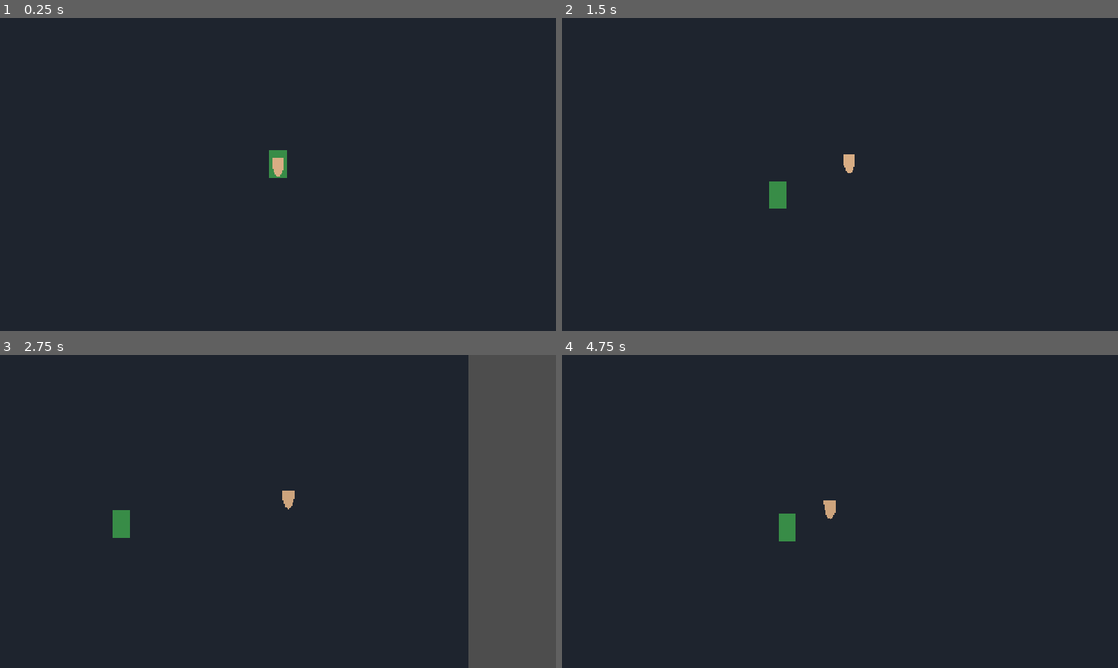
Above: before the commit, frames 1-4 (two rows, left to right).
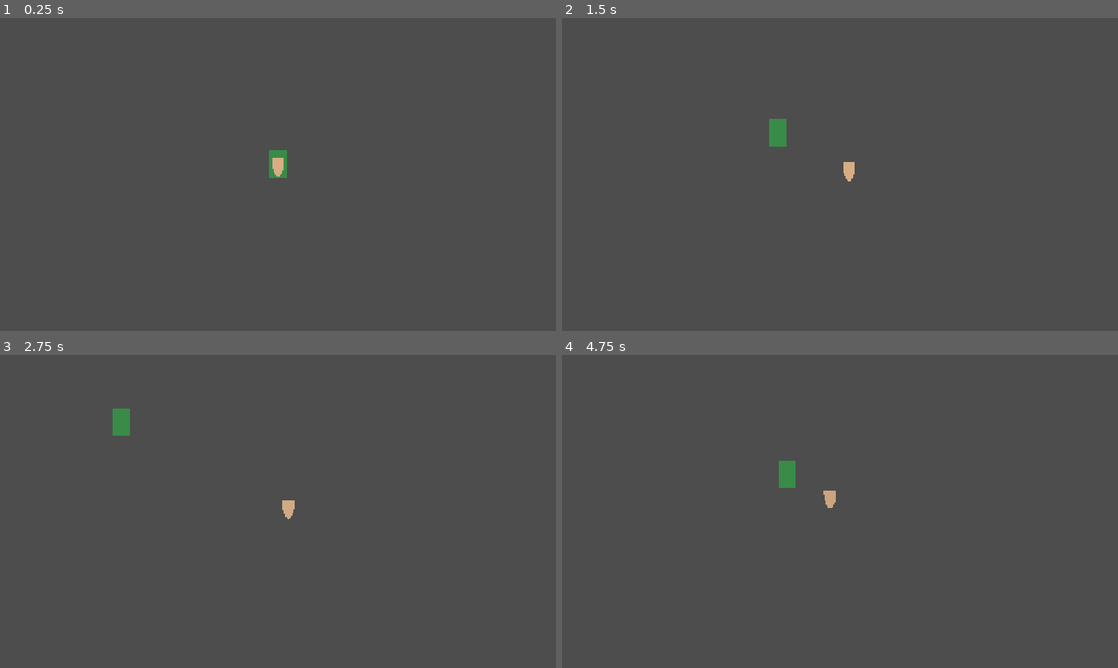
Above: after the commit, the same moments.

Repository: andreattar/valour-online
Game: Godot game, scene res://scenes/isometric_playground.tscn
Two runs of this game, one before a commit and one after it. Both use one fixed random seed, a clock stepped at 60 frames per second and the inputs below.
Inputs (mouse positions are in pixels of both pictures, inside the frame that each line leads up to):
- Up to frame 1 (0.25 s): no input
- Up to frame 2 (1.5 s): tap Enter at 0.5 s; move the mouse to (962, 158) at 0.52 s; hold D (move_right) 0.53-1.28 s; hold Space (melee_attack, bound only before the commit) 0.53-1.28 s; click (962, 158) at 0.67 s; move the mouse to (728, 190) at 1.27 s; hold S (move_back) from 1.28 s (still down); tap Space (melee_attack, bound only before the commit) at 1.35 s
- Up to frame 3 (2.75 s): move the mouse to (333, 442) at 2.02 s; release S (move_back) at 2.03 s; hold D (move_right) from 2.03 s (still down); hold Space (melee_attack, bound only before the commit) from 2.03 s (still down); tap Enter at 2.1 s
- Up to frame 4 (4.75 s): move the mouse to (812, 574) at 2.77 s; release D (move_right) at 2.78 s; release Space (melee_attack, bound only before the commit) at 2.78 s; hold W (move_forward) 2.78-3.53 s; tap Keypad Enter at 2.85 s; click (812, 574) at 2.92 s; tap Space (melee_attack, bound only before the commit) at 3.05, 4.35 s; move the mouse to (1006, 558) at 3.52 s; hold Space (melee_attack, bound only before the commit) 3.53-4.28 s; hold A (move_left) from 3.53 s (still down); move the mouse to (673, 464) at 4.27 s

The runs differ from the first frame. In frame 1, 100% of the frame differs, in the area x 0-100%, y 0-100%; in frame 2, 100%; in frame 3, 84%; in frame 4, 100%.
Error after the commit: Parse Error: Function "get_layer_count()" not found in base self. (res://scripts/world/isometric_world.gd:14)

Commit message:
Screen-relative WASD (plus intent on isometric grid); wire Terrain, spawn, exhaust HUD
Made-with: Cursor

Diff:
--- a/project.godot
+++ b/project.godot
@@ -21,8 +21,13 @@
 
 [autoload]
 
-NetworkAuthority="*res://autoloads/network_authority.gd"
 MCPGameBridge="res://addons/godot_mcp/game_bridge/mcp_game_bridge.gd"
+
+[display]
+
+window/size/viewport_width=1280
+window/size/viewport_height=720
+window/stretch/mode="canvas_items"
 
 [editor_plugins]
 
@@ -34,12 +39,6 @@
 custom_bind_ip=""
 port_override_enabled=false
 port_override=6550
-
-[display]
-
-window/size/viewport_width=1280
-window/size/viewport_height=720
-window/stretch/mode="canvas_items"
 
 [input]
 
@@ -63,11 +62,6 @@
 "events": [Object(InputEventKey,"resource_local_to_scene":false,"resource_name":"","device":-1,"window_id":0,"alt_press …(192 unchanged characters)…
 ]
 }
-melee_attack={
-"deadzone": 0.0,
-"events": [Object(InputEventKey,"resource_local_to_scene":false,"resource_name":"","device":-1,"window_id":0,"alt_pressed":false,"shift_pressed":false,"ctrl_pressed":false,"meta_pressed":false,"pressed":false,"keycode":0,"physical_keycode":32,"key_label":0,"unicode":32,"location":0,"echo":false,"script":null)
-]
-}
 
 [rendering]
 
--- a/scenes/isometric_playground.tscn
+++ b/scenes/isometric_playground.tscn
@@ -1,6 +1,10 @@
-[gd_scene load_steps=2 format=3 uid="uid://b8valourplay01"]
+[gd_scene load_steps=6 format=3 uid="uid://b8valourplay01"]
 
-[ext_resource type="Script" path="res://scripts/player/valour_isometric_player.gd" id="1_player"]
+[ext_resource type="Script" path="res://scripts/world/isometric_world.gd" id="1_terrain"]
+[ext_resource type="Script" path="res://scripts/player/valour_isometric_player.gd" id="2_player"]
+[ext_resource type="Script" path="res://scripts/world/spawn_manager.gd" id="3_spawn"]
+[ext_resource type="PackedScene" path="res://scenes/creatures/slime.tscn" id="4_slime"]
+[ext_resource type="Script" path="res://scripts/ui/exhaust_hud.gd" id="5_hud"]
 
 [sub_resource type="CircleShape2D" id="CircleShape2D_feet"]
 radius = 10.0
@@ -8,15 +12,11 @@
 [node name="IsometricPlayground" type="Node2D"]
 y_sort_enabled = true
 
-[node name="Ground" type="ColorRect" parent="."]
-z_index = -10
-offset_left = -800.0
-offset_top = -600.0
-offset_right = 800.0
-offset_bottom = 600.0
-color = Color(0.12, 0.14, 0.18, 1)
+[node name="Terrain" type="TileMap" parent="."]
+script = ExtResource("1_terrain")
 
 [node name="TreeA" type="ColorRect" parent="."]
+z_index = -2
 position = Vector2(192, 96)
 offset_left = -20.0
 offset_top = -56.0
@@ -25,6 +25,7 @@
 color = Color(0.18, 0.5, 0.22, 1)
 
 [node name="TreeB" type="ColorRect" parent="."]
+z_index = -2
 position = Vector2(-96, 48)
 offset_left = -20.0
 offset_top = -56.0
@@ -32,19 +33,39 @@
 offset_bottom = 8.0
 color = Color(0.22, 0.55, 0.28, 1)
 
-[node name="Player" type="CharacterBody2D" parent="."]
+[node name="Entities" type="Node2D" parent="."]
+y_sort_enabled = true
+
+[node name="Player" type="CharacterBody2D" parent="Entities"]
 y_sort_enabled = true
 collision_layer = 1
 collision_mask = 0
-script = ExtResource("1_player")
+script = ExtResource("2_player")
 
-[node name="CollisionShape2D" type="CollisionShape2D" parent="Player"]
+[node name="CollisionShape2D" type="CollisionShape2D" parent="Entities/Player"]
 shape = SubResource("CircleShape2D_feet")
 
-[node name="Visual" type="AnimatedSprite2D" parent="Player"]
+[node name="Visual" type="AnimatedSprite2D" parent="Entities/Player"]
 position = Vector2(0, -16)
 y_sort_enabled = true
 
-[node name="Camera2D" type="Camera2D" parent="Player"]
+[node name="Camera2D" type="Camera2D" parent="Entities/Player"]
 position_smoothing_enabled = true
 position_smoothing_speed = 7.0
+
+[node name="SpawnManager" type="Node2D" parent="Entities"]
+script = ExtResource("3_spawn")
+enemy_scene = ExtResource("4_slime")
+
+[node name="CanvasLayer" type="CanvasLayer" parent="."]
+layer = 100
+
+[node name="ExhaustHUD" type="Label" parent="CanvasLayer"]
+offset_left = 16.0
+offset_top = 12.0
+offset_right = 520.0
+offset_bottom = 48.0
+theme_override_font_sizes/font_size = 16
+text = "Melee: ready (Space)"
+script = ExtResource("5_hud")
+player_path = NodePath("../Entities/Player")
--- a/scripts/player/valour_isometric_player.gd
+++ b/scripts/player/valour_isometric_player.gd
@@ -1,6 +1,6 @@
 extends CharacterBody2D
-## Grid-based isometric movement (Tibia-style logical tiles) + facing + melee + exhaust.
-## WASD: compass on the diamond (W=north, S=south, A=west, D=east). Left-click: BFS path. Space: melee.
+## Grid movement on isometric tiles. WASD = screen-space + (up/down/left/right); each step is still
+## one diamond edge, chosen to best match that screen direction. Click: BFS path. Space: melee.
 
 const PlaceholderSpriteFrames := preload("res://scripts/rendering/placeholder_sprite_frames.gd")
 
@@ -20,7 +20,7 @@
 var _target_world: Vector2 = Vector2.ZERO
 var _path: Array[Vector2i] = []
 var _keyboard_dir: Vector2i = Vector2i.ZERO
-## Single-tile step in grid space: (-1,0)=north, (1,0)=south, (0,1)=west, (0,-1)=east.
+## Last chosen grid step (for melee and path); also drives anim when using keyboard.
 var _facing: Vector2i = Vector2i(1, 0)
 
 var _world: Node
@@ -124,32 +124,53 @@
 	return abs(d.x) + abs(d.y) == 1
 
 
+func _keyboard_screen_dir() -> Vector2:
+	var dx := 0.0
+	var dy := 0.0
+	if Input.is_action_pressed("move_forward"):
+		dy -= 1.0
+	if Input.is_action_pressed("move_back"):
+		dy += 1.0
+	if Input.is_action_pressed("move_left"):
+		dx -= 1.0
+	if Input.is_action_pressed("move_right"):
+		dx += 1.0
+	if dx == 0.0 and dy == 0.0:
+		return Vector2.ZERO
+	return Vector2(dx, dy).normalized()
+
+
 func _read_grid_direction_from_input() -> Vector2i:
-	# Map WASD to compass on the isometric diamond (not raw gx/gy axes — those read as diagonals on screen).
-	# North = gx-1, South = gx+1, West = gy+1, East = gy-1 (matches typical 2:1 isometric tile steps).
-	var dgx := 0
-	var dgy := 0
-	if Input.is_action_pressed("move_forward"):
-		dgx -= 1
-	if Input.is_action_pressed("move_back"):
-		dgx += 1
-	if Input.is_action_pressed("move_left"):
-		dgy += 1
-	if Input.is_action_pressed("move_right"):
-		dgy -= 1
-	if dgx == 0 and dgy == 0:
+	var screen_dir := _keyboard_screen_dir()
+	if screen_dir.length_squared() < 1e-8:
 		return Vector2i.ZERO
-	if abs(dgx) >= abs(dgy):
-		return Vector2i(_sign_int(dgx), 0)
-	return Vector2i(0, _sign_int(dgy))
-
-
-func _sign_int(x: int) -> int:
-	if x > 0:
-		return 1
-	if x < 0:
-		return -1
-	return 0
+	return _best_grid_step_matching_world_dir(screen_dir)
+
+
+## Among the 4 diamond neighbors, pick the step whose world delta best aligns with `world_dir` (screen-space).
+func _best_grid_step_matching_world_dir(world_dir: Vector2) -> Vector2i:
+	var p0 := _grid_to_world(_grid_pos)
+	var best_step := Vector2i.ZERO
+	var best_dot := -10.0
+	var dirs: Array[Vector2i] = [
+		Vector2i(-1, 0),
+		Vector2i(1, 0),
+		Vector2i(0, 1),
+		Vector2i(0, -1),
+	]
+	for d in dirs:
+		var cell := _grid_pos + d
+		if not _can_enter_cell(cell):
+			continue
+		var p1 := _grid_to_world(cell)
+		var step := p1 - p0
+		if step.length_squared() < 1e-8:
+			continue
+		var dot: float = step.normalized().dot(world_dir)
+		if dot > best_dot:
+			best_dot = dot
+			best_step = d
+	return best_step
 
 
 func _input(event: InputEvent) -> void:
@@ -157,12 +178,22 @@
 		_try_melee()
 
 
+func _melee_facing_grid() -> Vector2i:
+	var ks := _keyboard_screen_dir()
+	if ks.length_squared() > 1e-8:
+		return _best_grid_step_matching_world_dir(ks)
+	return _facing
+
+
 func _try_melee() -> void:
 	if _walking:
 		return
 	if not _exhaust.can_aggressive():
 		return
-	var tgt: Vector2i = _grid_pos + _facing
+	var step := _melee_facing_grid()
+	if step == Vector2i.ZERO:
+		return
+	var tgt: Vector2i = _grid_pos + step
 	if not _can_enter_cell(tgt):
 		return
 	for n in get_tree().get_nodes_in_group("grid_enemies"):
@@ -233,7 +264,32 @@
 	return true
 
 
-func _dir_name(f: Vector2i) -> String:
+func _dir_name_from_screen(screen_dir: Vector2) -> String:
+	if screen_dir.length_squared() < 1e-8:
+		return "south"
+	var a := atan2(screen_dir.y, screen_dir.x)
+	if a >= -PI * 0.25 and a < PI * 0.25:
+		return "east"
+	if a >= PI * 0.25 and a < PI * 0.75:
+		return "south"
+	if a >= PI * 0.75 or a < -PI * 0.75:
+		return "west"
+	return "north"
+
+
+func _anim_label() -> String:
+	var ks := _keyboard_screen_dir()
+	if ks.length_squared() > 1e-8:
+		return _dir_name_from_screen(ks)
+	if velocity.length_squared() > 10.0:
+		return _dir_name_from_screen(velocity)
+	var to_n := _target_world - global_position
+	if to_n.length_squared() > 1e-8:
+		return _dir_name_from_screen(to_n)
+	return _dir_name_from_grid_facing(_facing)
+
+
+func _dir_name_from_grid_facing(f: Vector2i) -> String:
 	match f:
 		Vector2i(-1, 0):
 			return "north"
@@ -248,38 +304,14 @@
 
 
 func _play_anim_walking() -> void:
-	var d := _dir_name(_facing)
-	_visual.play("walk_%s" % d)
+	_visual.play("walk_%s" % _anim_label())
 
 
 func _play_anim_idle() -> void:
-	var d := _dir_name(_facing)
-	_visual.play("idle_%s" % d)
+	_visual.play("idle_%s" % _anim_label())
 
 
 func _update_facing_from_velocity(v: Vector2) -> void:
 	if v.length_squared() < 0.01:
 		return
-	var hw := cell_size.x * 0.5
-	var hh := cell_size.y * 0.5
-	var dirs: Array[Vector2] = [
-		Vector2(-hw, -hh),
-		Vector2(hw, hh),
-		Vector2(-hw, hh),
-		Vector2(hw, -hh),
-	]
-	var facings: Array[Vector2i] = [
-		Vector2i(-1, 0),
-		Vector2i(1, 0),
-		Vector2i(0, 1),
-		Vector2i(0, -1),
-	]
-	var vn := v.normalized()
-	var best_i := 0
-	var best_dot := -1.1
-	for i in range(4):
-		var d: float = vn.dot(dirs[i].normalized())
-		if d > best_dot:
-			best_dot = d
-			best_i = i
-	_facing = facings[best_i]
+	_facing = _best_grid_step_matching_world_dir(v.normalized())
